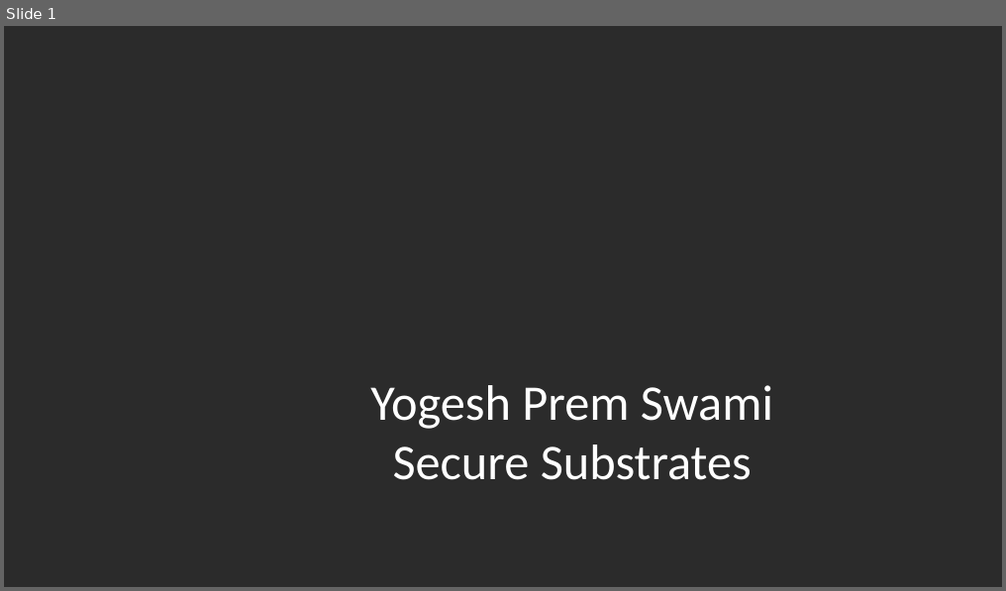
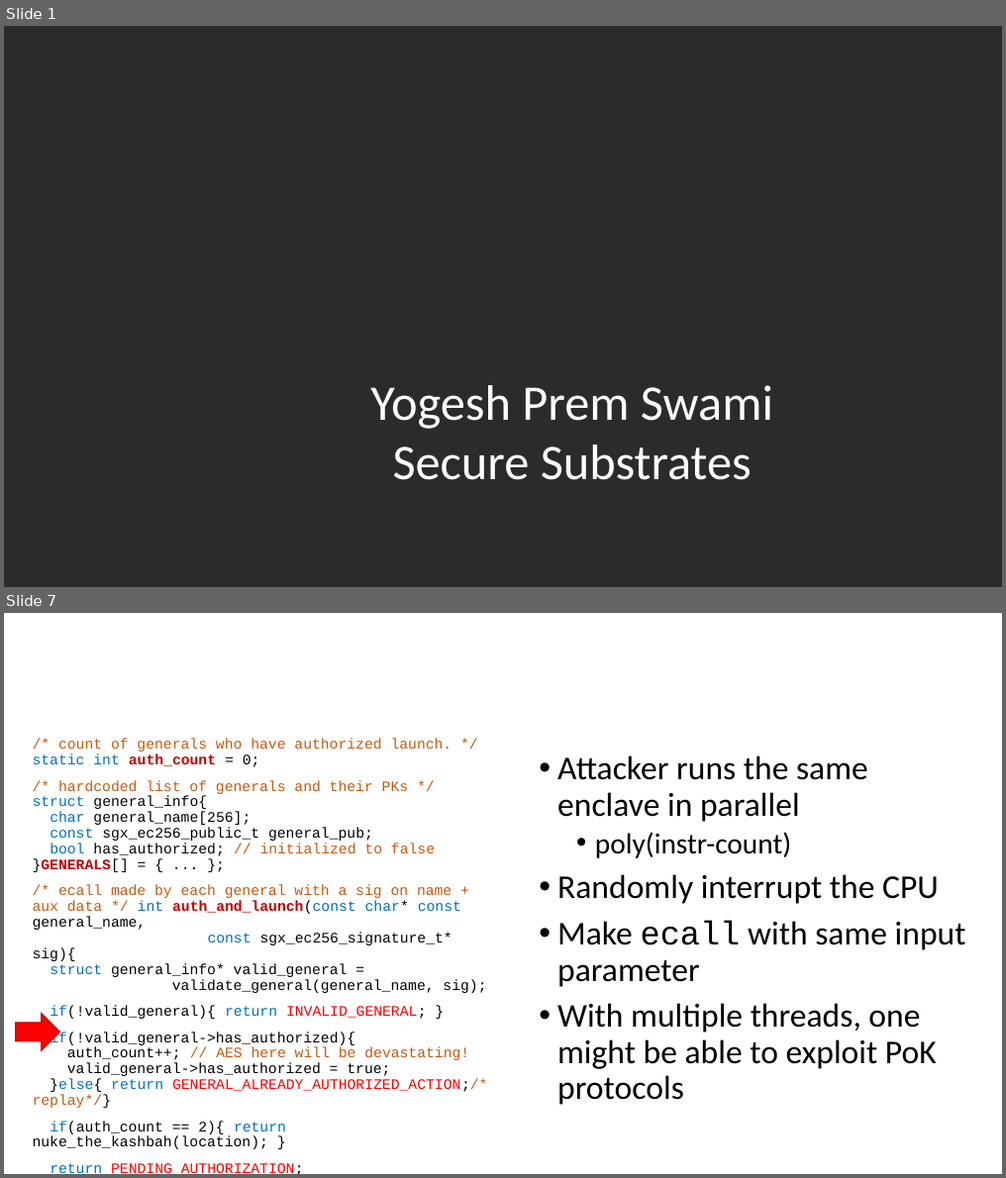
Before and after one commit to axelexic/sgx_remote_attestation_bh_17, a slide deck: presentation/bhusa17_yogesh_swami.pptx. Shown one above the other, each under a label of ours: slide 1 before the commit, slides 1 and 7 after it; the slides between them are not shown. The pictures are 1006x591 and 1006x1178 pixels, drawn with LibreOffice and Linux fonts; fonts in the diff are those of the drawing; background and template pictures are left out; a plain dark background stands for a picture behind light text. Boxes give left, top, right and bottom in pixels: in the first picture for what was removed or moved away, otherwise in the second. Text is boxed around its words. In the diff, an @@ line names an element or a change of style, - is before the commit and + after.

```diff
--- a/presentation/bhusa17_yogesh_swami.pptx
+++ b/presentation/bhusa17_yogesh_swami.pptx
@@ slide 7 added at [4, 613, 1002, 1174], background picture (left out) @@
@@ title added at [101, 643, 962, 752], 44 pt, text #FFFFFF @@
+State Malleability and PoK extractor
@@ text added at [33, 739, 487, 1150], 14 pt, text #000000 @@
+/* count of generals who have authorized launch. */
+static int auth_count = 0;
+/* hardcoded list of generals and their PKs */
+struct general_info{
+char general_name[256];
+const sgx_ec256_public_t general_pub;
+bool has_authorized; // initialized to false
+}GENERALS[] = { ... };
+/* ecall made by each general with a sig on name + aux data */ int auth_and_launch(const char* const general_name,
+const sgx_ec256_signature_t* sig){
+struct general_info* valid_general =
+validate_general(general_name, sig);
+if(!valid_general){ return INVALID_GENERAL; }
+if(!valid_general->has_authorized){
+auth_count++; // AES here will be devastating!
+valid_general->has_authorized = true;
+}else{ return GENERAL_ALREADY_AUTHORIZED_ACTION;/* replay*/}
+if(auth_count == 2){ return nuke_the_kashbah(location); }
+return PENDING_AUTHORIZATION;
+}
@@ text added at [557, 756, 966, 1105], 32 pt, text #000000 @@
+• Attacker runs the same enclave in parallel
+  • poly(instr-count)
+• Randomly interrupt the CPU
+• Make ecall with same input parameter
+• With multiple threads, one might be able to exploit PoK protocols
@@ right arrow added at [16, 1014, 60, 1051], fill #FF0000, outline #C00000 1 pt @@
```
Also in this commit, not shown: 2 slides changed, 14 other slides added, 1 slide removed, 1 other file.
